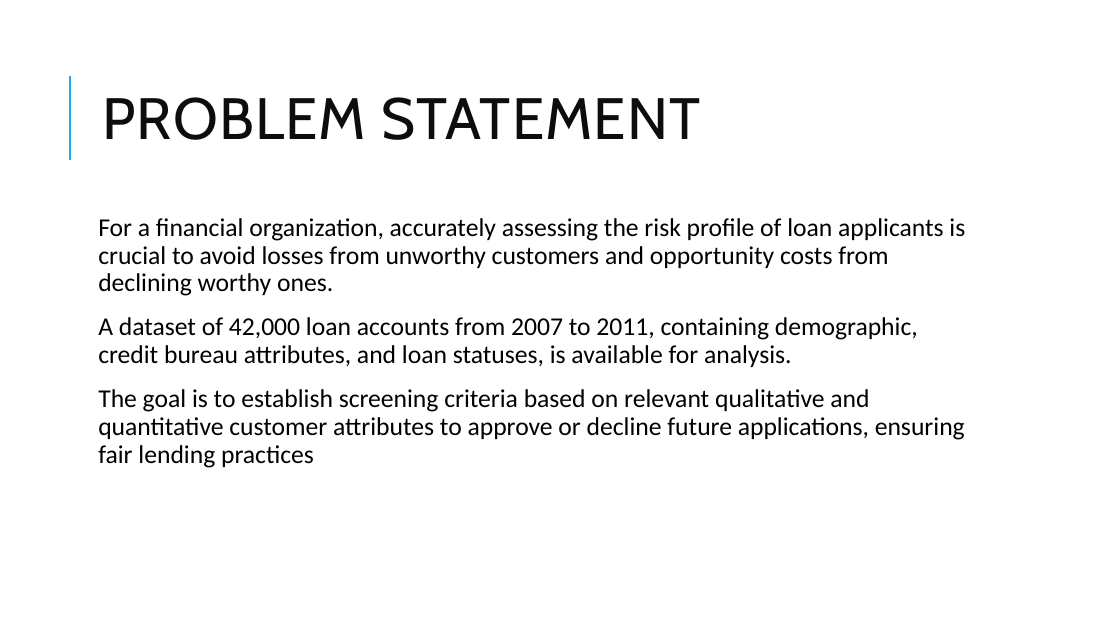
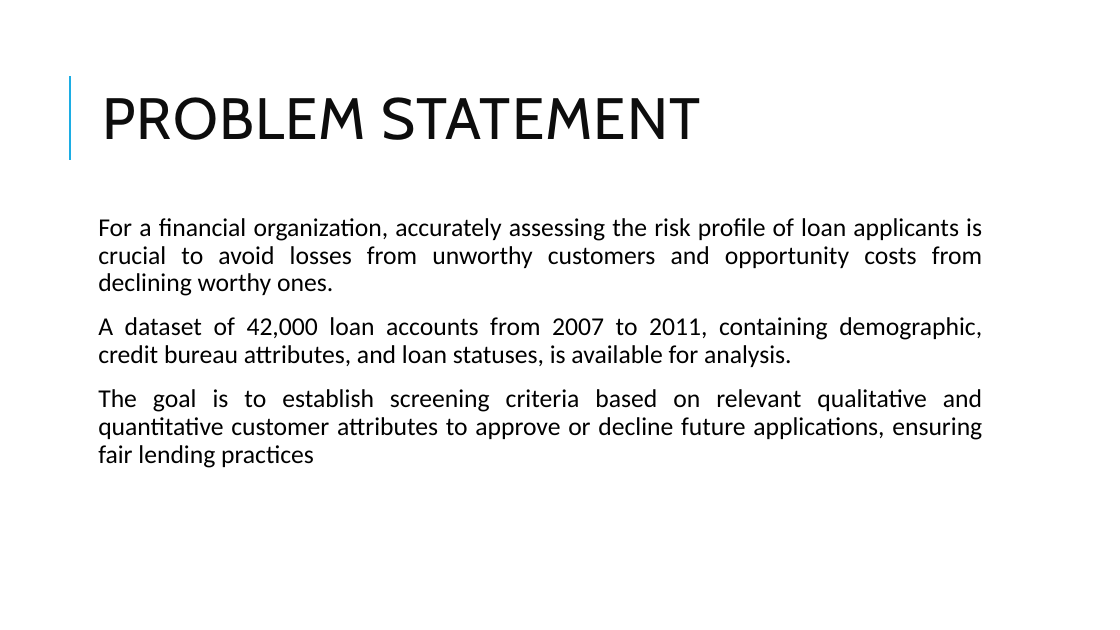
Before and after one commit to unnati026/JPMC-Case-Study, a slide deck: slide 2 of JPMC CCB Risk Modelling Case Study.pptx. Drawn at 1120x630 pixels with LibreOffice and Linux fonts; fonts in the diff are those of the drawing. Boxes give left, top, right and bottom in pixels: in the first picture for what was removed or moved away, otherwise in the second. Text is boxed around its words. In the diff, an @@ line names an element or a change of style, - is before the commit and + after.

Commit message:
ppt

```diff
--- a/JPMC CCB Risk Modelling Case Study.pptx
+++ b/JPMC CCB Risk Modelling Case Study.pptx
@@ text "For a financial organization, accurately ..." at [98,218,982,468]: alignment left to justified @@
```
Also in this commit, not shown: 3 slides added, 2 slides removed, 1 other file.
